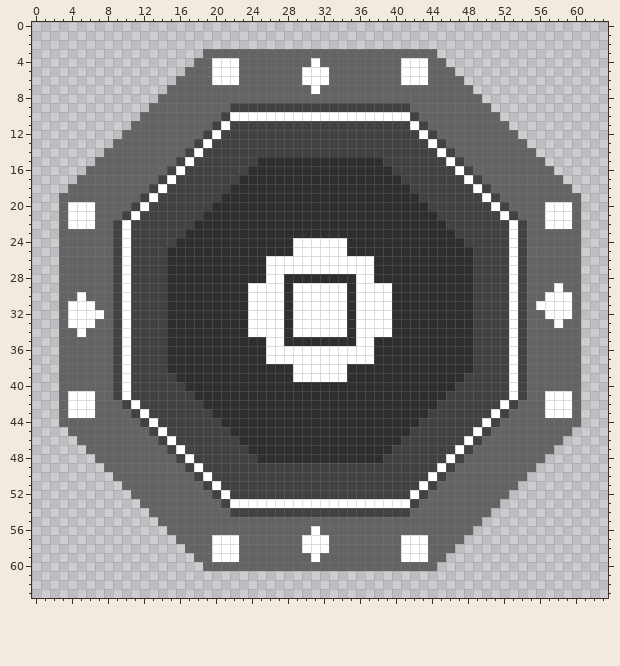
Pixel-art sprite -- Assets/Sprites/command.png. This is how it looked before the edit.
The file is 64x64 pixels.
After:
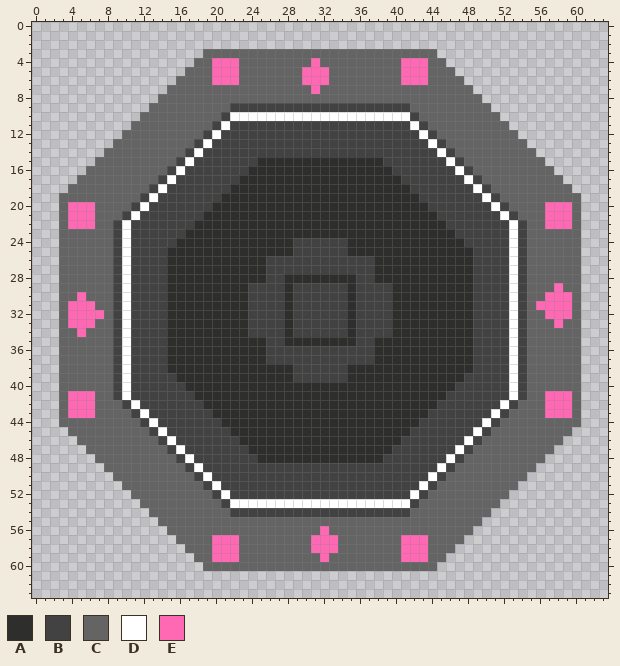
Palette (. is transparent): A #2e2f2c  B #424242  C #646464  D #ffffff  E #ff69b4
What changed:
Colour B replaces colour D in rows 24 to 25 at x 29 to 34; in rows 26 to 27 at x 26 to 37; in row 28 at x 26 to 27 and 36 to 37; in rows 29 to 34 at x 24 to 27, 29 to 34 and 36 to 39; in row 35 at x 26 to 27 and 36 to 37; in rows 36 to 37 at x 26 to 37.
Colour B replaces colour D in rows 38 to 39 at x 29 to 34.
Colour C replaces colour D in row 56 at x 31; in rows 57 to 58 at x 30; in row 59 at x 31.
Colour E replaces colour C in row 56 at x 32; in rows 57 to 58 at x 33; in row 59 at x 32.
Colour E replaces colour D in row 4 at x 20 to 22, 31 and 41 to 43; in rows 5 to 6 at x 20 to 22, 30 to 32 and 41 to 43; in row 7 at x 31; in rows 20 to 22 at x 4 to 6 and 57 to 59; in row 29 at x 58; in row 30 at x 5 and 57 to 59.
Colour E replaces colour D in row 31 at x 4 to 6 and 56 to 59; in row 32 at x 4 to 7 and 57 to 59; in row 33 at x 4 to 6 and 58; in row 34 at x 5; in rows 41 to 43 at x 4 to 6 and 57 to 59; in rows 57 to 58 at x 20 to 22, 31 to 32 and 41 to 43.
Colour E replaces colour D in row 59 at x 20 to 22 and 41 to 43.
